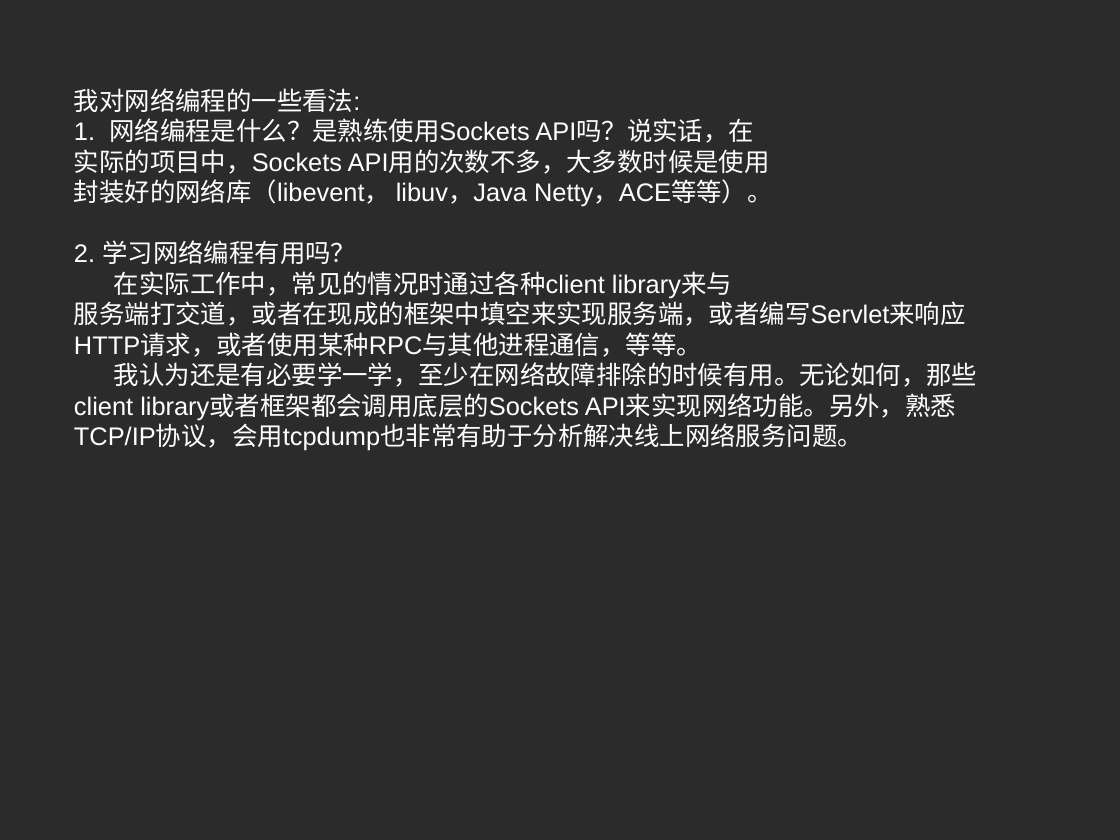
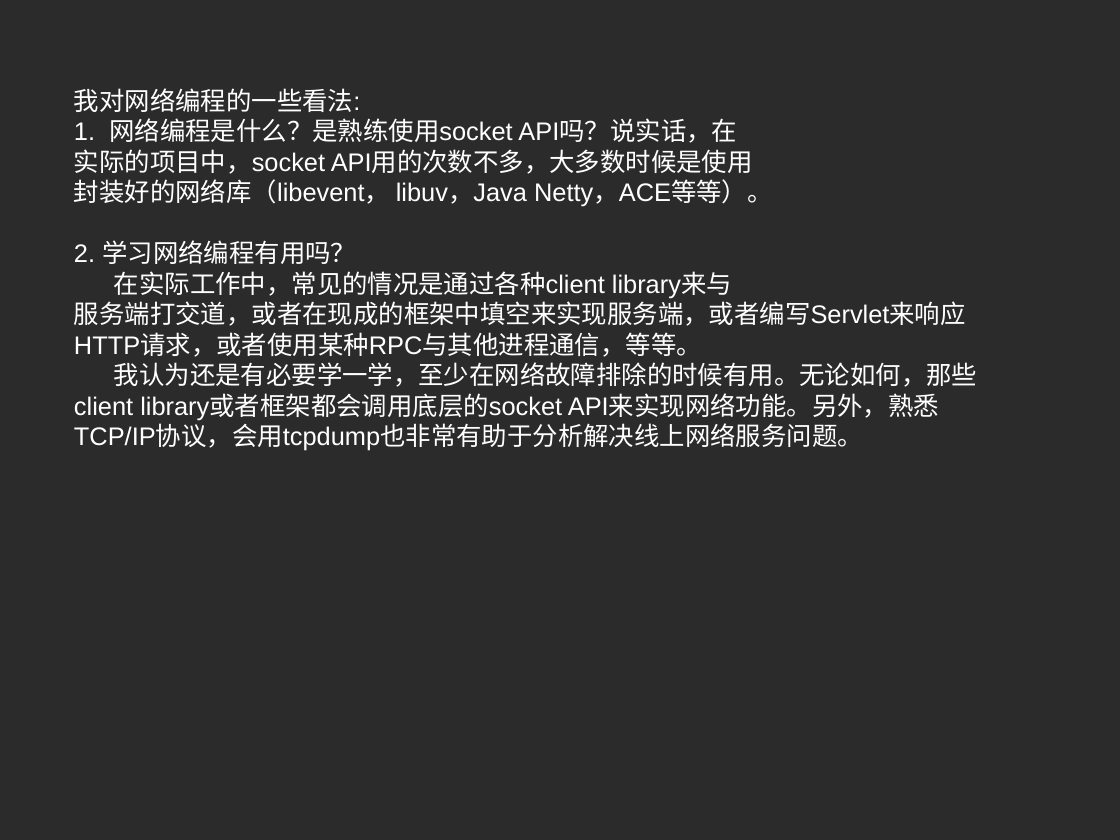
Before and after one commit to zhouhuamin/testmastergit-2018-07, a slide deck: slide 3 of c-network-programming-pptx.pptx. Drawn at 1120x840 pixels with LibreOffice and Linux fonts; fonts in the diff are those of the drawing; background and template pictures are left out; a plain dark background stands for a picture behind light text. Boxes give left, top, right and bottom in pixels: in the first picture for what was removed or moved away, otherwise in the second. Text is boxed around its words. In the diff, an @@ line names an element or a change of style, - is before the commit and + after.

```diff
--- a/c-network-programming-pptx.pptx
+++ b/c-network-programming-pptx.pptx
@@ text at (x1=74, y1=118, x2=753, y2=174): text changed @@
-1. 网络编程是什么？是熟练使用Sockets API吗？说实话，在
-实际的项目中，Sockets API用的次数不多，大多数时候是使用
+1. 网络编程是什么？是熟练使用socket API吗？说实话，在
+实际的项目中，socket API用的次数不多，大多数时候是使用
@@ text at (x1=114, y1=271, x2=732, y2=298): text changed @@
-在实际工作中，常见的情况时通过各种client library来与
+在实际工作中，常见的情况是通过各种client library来与
@@ text at (x1=74, y1=362, x2=978, y2=451): text changed @@
-我认为还是有必要学一学，至少在网络故障排除的时候有用。无论如何，那些client library或者框架都会调用底层的Sockets API来实现网络功能。另外，熟悉TCP/IP协议，会用tcpdump也非常有助于分析解决线上网络服务问题。
+我认为还是有必要学一学，至少在网络故障排除的时候有用。无论如何，那些client library或者框架都会调用底层的socket API来实现网络功能。另外，熟悉TCP/IP协议，会用tcpdump也非常有助于分析解决线上网络服务问题。
```
Also in this commit, not shown: 2 other slides changed, 5 slides added, 3 slides removed.
